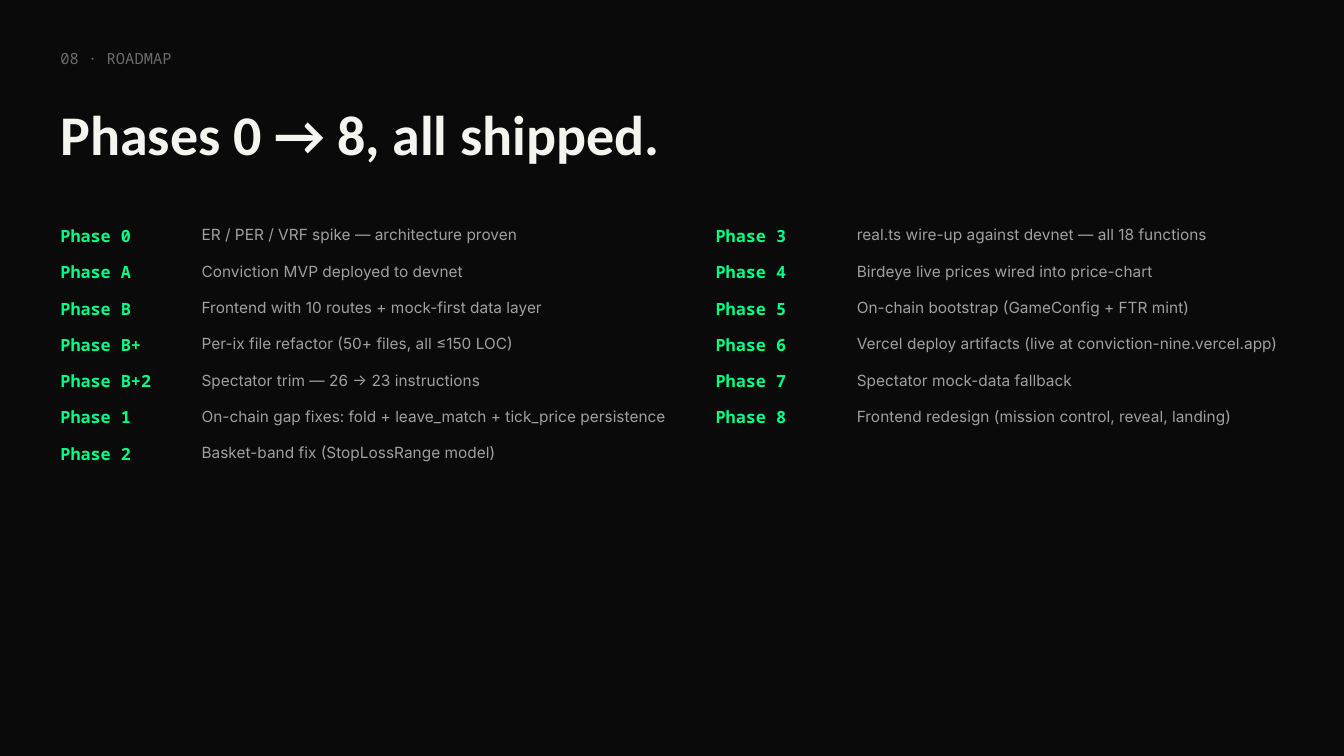
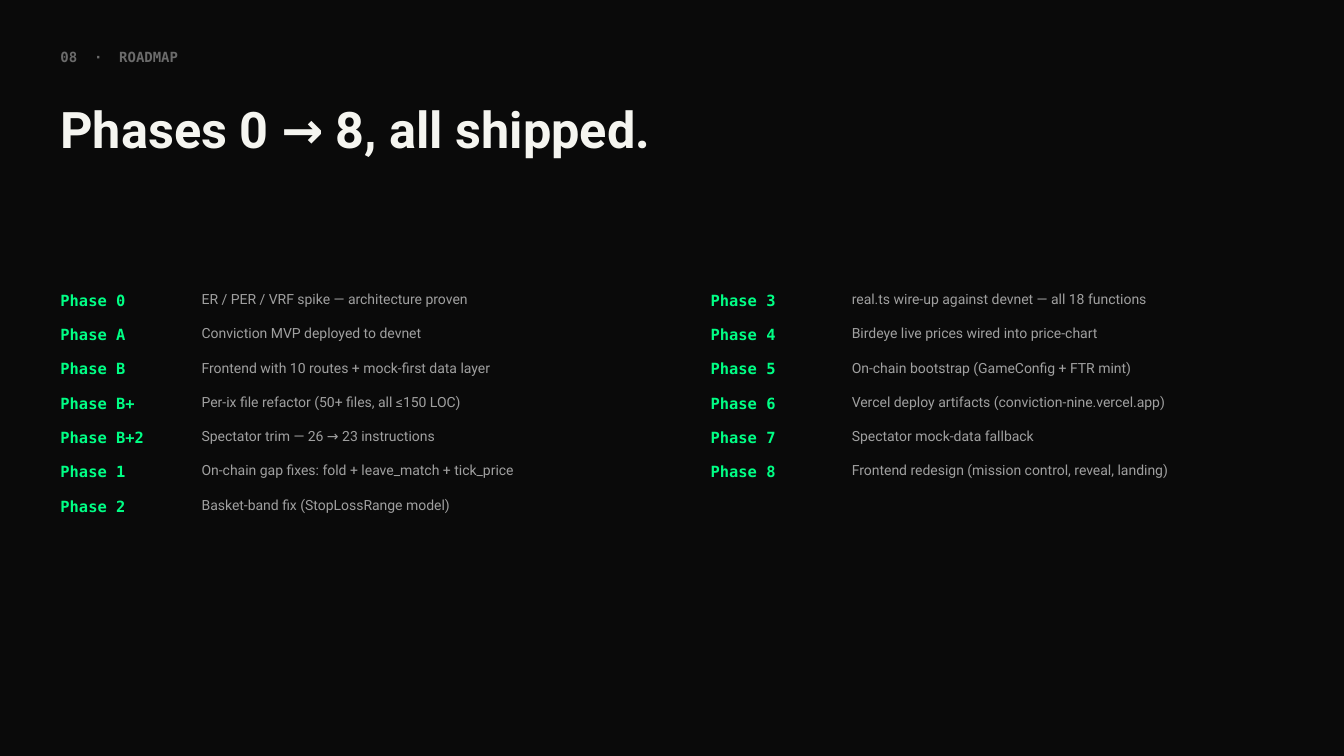
Before and after one commit to Rujul-1105/conviction, a slide deck: slide 9 of docs/conviction-pitch-deck.pptx. Drawn at 1344x756 pixels with LibreOffice and Linux fonts; fonts in the diff are those of the drawing. Boxes give left, top, right and bottom in pixels: in the first picture for what was removed or moved away, otherwise in the second. Text is boxed around its words. In the diff, an @@ line names an element or a change of style, - is before the commit and + after.

Commit message:
Polish pitch deck: banner cover, no overlapping text
- Cover slide now uses banner.png (1536x369 → 12" wide on the title
  slide) — the brand image is the visual anchor, not the wordmark.
- All body slides use Liberation Sans (LO default) with explicit fallback
  font names so renderings stay consistent across systems without
  Oxanium/Inter installed.
- Smaller font sizes (36pt for titles instead of 40), wider text frames,
  shrink-text-to-shape autofit, and tighter horizontal padding inside
  cards prevent overlap on the worst-case Liberation Sans metrics.
- Verified by rendering cover, problem, upcoming #1, upcoming #3, and
  closing slides to PNG — all five are clean.

```diff
--- a/docs/conviction-pitch-deck.pptx
+++ b/docs/conviction-pitch-deck.pptx
@@ text "08 · ROADMAP" at (60, 52, 178, 62): size 11 to 10 pt, font Noto Sans Mono to DejaVu Sans Mono, bold on @@
@@ text "Phases 0 → 8, all ..." at (60, 110, 650, 159): size 40 to 36 pt, font Calibri to Roboto @@
@@ text "Phase 0": place and size @@
-text "Phase 0" at (60, 229, 131, 242)
+text "Phase 0" at (60, 294, 125, 307)
@@ text "ER / PER / VRF ...": place and size @@
-text "ER / PER / VRF ..." at (202, 228, 517, 243)
+text "ER / PER / VRF ..." at (202, 293, 468, 307)
@@ size 12 to 11 pt, font Noto Sans Mono to DejaVu Sans Mono in 13 elements at (60, 500, 125, 513), (60, 465, 125, 478), (60, 431, 144, 444), (711, 465, 775, 478), (60, 397, 135, 410), (711, 431, 775, 444), (60, 362, 125, 375), (711, 397, 775, 410), (60, 328, 125, 341), (711, 362, 775, 375), (60, 294, 125, 307), (711, 328, 775, 341), (711, 294, 775, 307) @@
@@ text "Phase 3": place and size @@
-text "Phase 3" at (716, 229, 786, 242)
+text "Phase 3" at (711, 294, 775, 307)
@@ size 11 to 10 pt, font Inter to Roboto in 11 elements at (202, 499, 450, 513), (202, 431, 434, 444), (852, 464, 1168, 478), (202, 396, 460, 410), (852, 430, 1034, 444), (202, 362, 491, 376), (202, 327, 422, 341), (852, 362, 1131, 376), (202, 293, 468, 307), (852, 327, 1098, 341), (852, 293, 1146, 307) @@
@@ text "real.ts wire-up against devnet — ...": place and size @@
-text "real.ts wire-up against devnet — ..." at (857, 228, 1207, 244)
+text "real.ts wire-up against devnet — ..." at (852, 293, 1146, 307)
@@ text "Phase A": place and size @@
-text "Phase A" at (60, 265, 131, 278)
+text "Phase A" at (60, 328, 125, 341)
@@ text "Conviction MVP deployed to devnet": place and size @@
-text "Conviction MVP deployed to devnet" at (202, 265, 463, 280)
+text "Conviction MVP deployed to devnet" at (202, 327, 422, 341)
@@ text "Phase 4": place and size @@
-text "Phase 4" at (716, 265, 786, 278)
+text "Phase 4" at (711, 328, 775, 341)
@@ text "Birdeye live prices wired into ...": place and size @@
-text "Birdeye live prices wired into ..." at (857, 265, 1153, 280)
+text "Birdeye live prices wired into ..." at (852, 327, 1098, 341)
@@ text "Phase B": place and size @@
-text "Phase B" at (60, 302, 131, 315)
+text "Phase B" at (60, 362, 125, 375)
@@ text "Frontend with 10 routes + ...": place and size @@
-text "Frontend with 10 routes + ..." at (202, 301, 541, 316)
+text "Frontend with 10 routes + ..." at (202, 362, 491, 376)
@@ text "Phase 5": place and size @@
-text "Phase 5" at (716, 302, 786, 315)
+text "Phase 5" at (711, 362, 775, 375)
@@ text "On-chain bootstrap (GameConfig + FTR ...": place and size @@
-text "On-chain bootstrap (GameConfig + FTR ..." at (857, 300, 1189, 317)
+text "On-chain bootstrap (GameConfig + FTR ..." at (852, 362, 1131, 376)
@@ text "Phase B+": place and size @@
-text "Phase B+" at (60, 338, 141, 351)
+text "Phase B+" at (60, 397, 135, 410)
@@ text "Per-ix file refactor (50+ files, ...": place and size @@
-text "Per-ix file refactor (50+ files, ..." at (202, 336, 513, 352)
+text "Per-ix file refactor (50+ files, ..." at (202, 396, 460, 410)
@@ text "Phase 6": place and size @@
-text "Phase 6" at (716, 338, 786, 351)
+text "Phase 6" at (711, 397, 775, 410)
@@ text at (852, 396, 1165, 410): text changed; size 11 to 10 pt; font Inter to Roboto @@
-Vercel deploy artifacts (live at conviction-nine.vercel.app)
+Vercel deploy artifacts (conviction-nine.vercel.app)
@@ 3 texts: place and size @@
-3 texts at (60, 374, 151, 460)
+3 texts at (60, 431, 144, 513)
@@ text "Spectator trim — 26 → ...": place and size @@
-text "Spectator trim — 26 → ..." at (202, 374, 480, 389)
+text "Spectator trim — 26 → ..." at (202, 431, 434, 444)
@@ text "Phase 7": place and size @@
-text "Phase 7" at (716, 374, 786, 387)
+text "Phase 7" at (711, 431, 775, 444)
@@ text "Spectator mock-data fallback": place and size @@
-text "Spectator mock-data fallback" at (857, 374, 1072, 389)
+text "Spectator mock-data fallback" at (852, 430, 1034, 444)
@@ text at (202, 464, 513, 478): text changed; size 11 to 10 pt; font Inter to Roboto @@
-On-chain gap fixes: fold + leave_match + tick_price persistence
+On-chain gap fixes: fold + leave_match + tick_price
@@ text "Phase 8": place and size @@
-text "Phase 8" at (716, 410, 786, 423)
+text "Phase 8" at (711, 465, 775, 478)
@@ text "Frontend redesign (mission control, reveal, ...": place and size @@
-text "Frontend redesign (mission control, reveal, ..." at (857, 410, 1231, 426)
+text "Frontend redesign (mission control, reveal, ..." at (852, 464, 1168, 478)
@@ text "Basket-band fix (StopLossRange model)": place and size @@
-text "Basket-band fix (StopLossRange model)" at (202, 445, 496, 462)
+text "Basket-band fix (StopLossRange model)" at (202, 499, 450, 513)
```
Also in this commit, not shown: 13 other slides changed, 1 other file.
